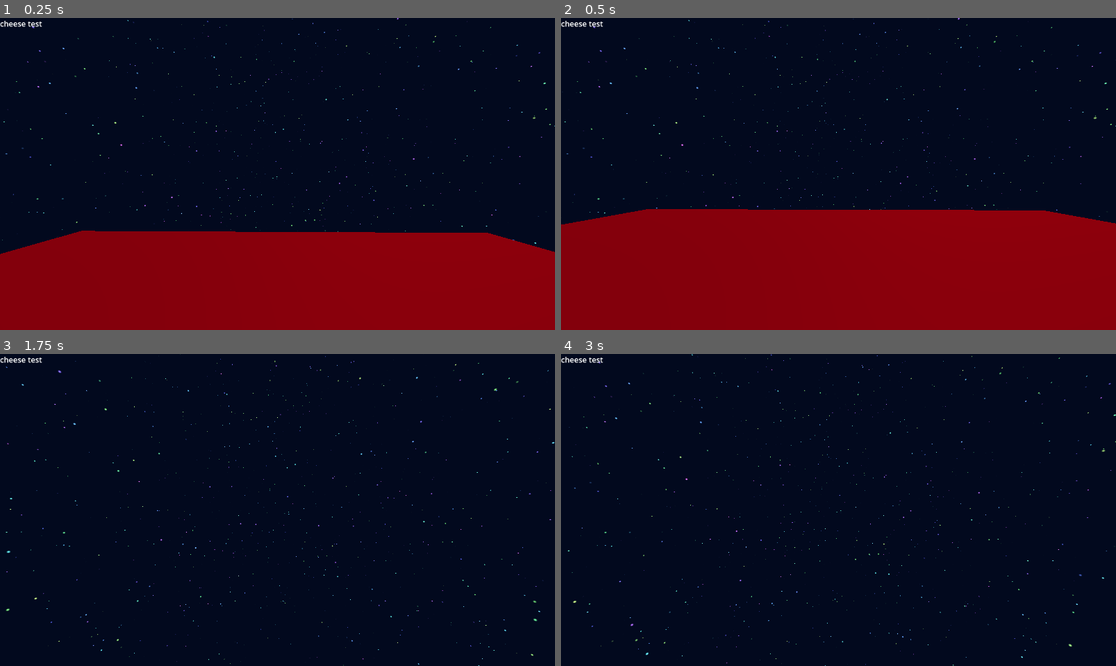
Above: before the commit, frames 1-4 (two rows, left to right).
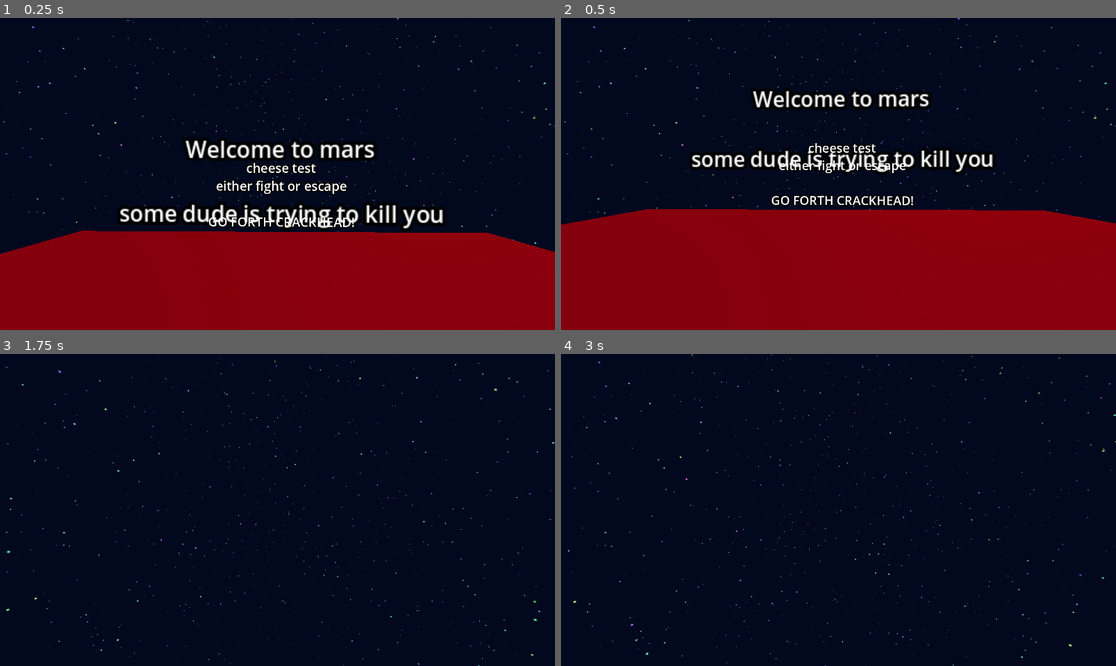
Above: after the commit, the same moments.

Repository: DeanLemans/first-vr-game
Game: Godot game, scene res://main.tscn
The game is run twice, just before and just after one commit, with the same random seed, the same clock (stepped at 60 frames per second) and the same inputs.
Inputs (mouse positions are in pixels of both pictures, inside the frame that each line leads up to):
- Up to frame 1 (0.25 s): no input
- Up to frame 2 (0.5 s): no input
- Up to frame 3 (1.75 s): tap Enter at 0.5 s; move the mouse to (305, 510) at 0.52 s; hold W from 0.53 s (still down); tap 1 at 0.6 s; click (305, 510) at 0.67 s; move the mouse to (249, 510) at 1.27 s; tap 2 at 1.35 s
- Up to frame 4 (3 s): keep holding W; move the mouse to (849, 503) at 2.02 s; tap 3 at 2.1 s; tap Space at 2.75 s; move the mouse to (832, 516) at 2.77 s; tap 4 at 2.85 s; click (832, 516) at 2.92 s

The runs differ from the first frame. In frame 1, 6.0% of the frame differs, in the area x 0-81%, y 0-69%; in frame 2, 5.3%; in frame 3, less than 0.1%; in frame 4, less than 0.1%.

Commit message:
added placeholder text

Diff:
--- a/main.tscn
+++ b/main.tscn
@@ -88,7 +88,19 @@
 [node name="CollisionShape3D" type="CollisionShape3D" parent="floor/StaticBody3D"]
 shape = SubResource("ConcavePolygonShape3D_0aslw")
 
-[node name="Label" type="Label" parent="."]
-offset_right = 40.0
-offset_bottom = 23.0
-text = "cheese test"
+[node name="UI" type="Label3D" parent="."]
+transform = Transform3D(1, 0, 0, 0, 1, 0, 0, 0, 1, 0, 0.225755, -0.471179)
+
+[node name="Label3D2" type="Label3D" parent="UI"]
+transform = Transform3D(1, 0, 0, 0, 1, 0, 0, 0, 1, -0.00546765, 0.45151, -0.474823)
+text = "Welcome to mars
+
+some dude is trying to kill you"
+font_size = 21
+
+[node name="Label3D" type="Label3D" parent="UI"]
+transform = Transform3D(1, 0, 0, 0, 1, 0, 0, 0, 1, 0, 0.225755, -2.07748)
+text = "cheese test
+either fight or escape
+
+GO FORTH CRACKHEAD!"
